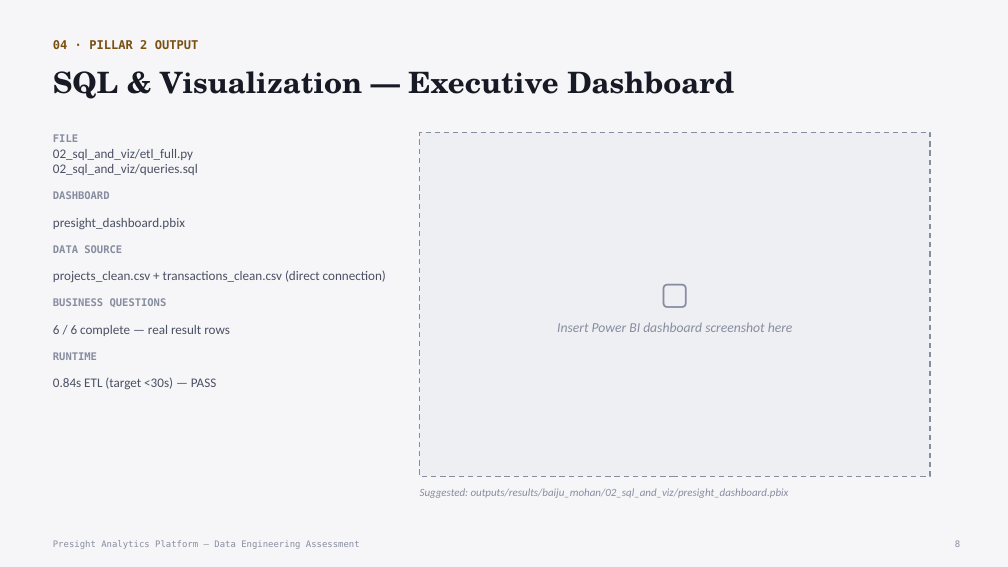
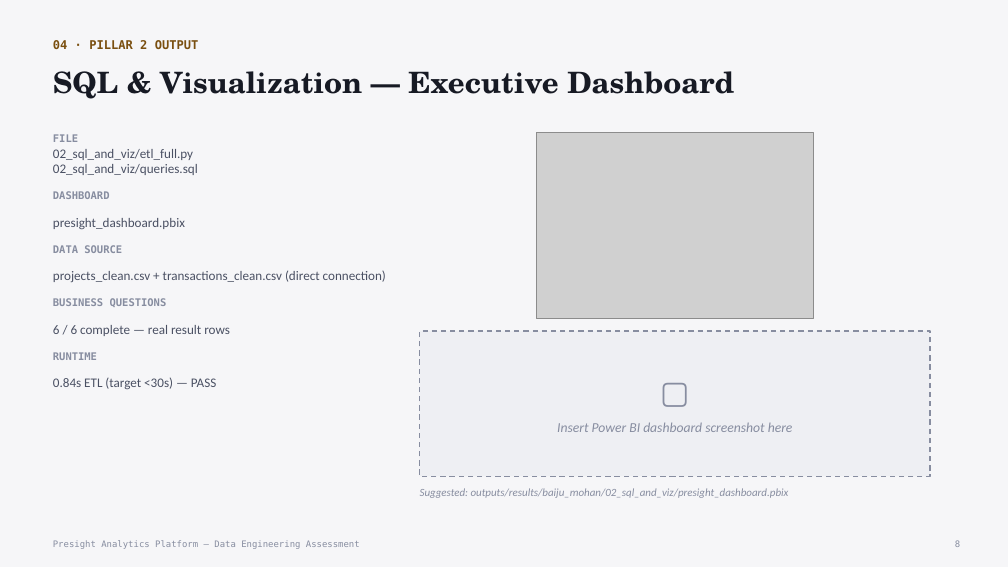
Before and after one commit to baijumohan/stackup-engineering-academy_assessment, a slide deck: slide 8 of solutions/submissions/baiju_mohan/Presight_Data_Project.pptx. Drawn at 1008x567 pixels with LibreOffice and Linux fonts; fonts in the diff are those of the drawing; grey boxes stand for pictures. Boxes give left, top, right and bottom in pixels: in the first picture for what was removed or moved away, otherwise in the second. Text is boxed around its words. In the diff, an @@ line names an element or a change of style, - is before the commit and + after.

```diff
--- a/solutions/submissions/baiju_mohan/Presight_Data_Project.pptx
+++ b/solutions/submissions/baiju_mohan/Presight_Data_Project.pptx
@@ picture added at (x1=536, y1=132, x2=813, y2=319) @@
@@ rectangle "▢" resized from (x1=420, y1=132, x2=930, y2=476) to (x1=420, y1=331, x2=930, y2=476) @@
```
Also in this commit, not shown: 7 other slides changed, 10 other files.
